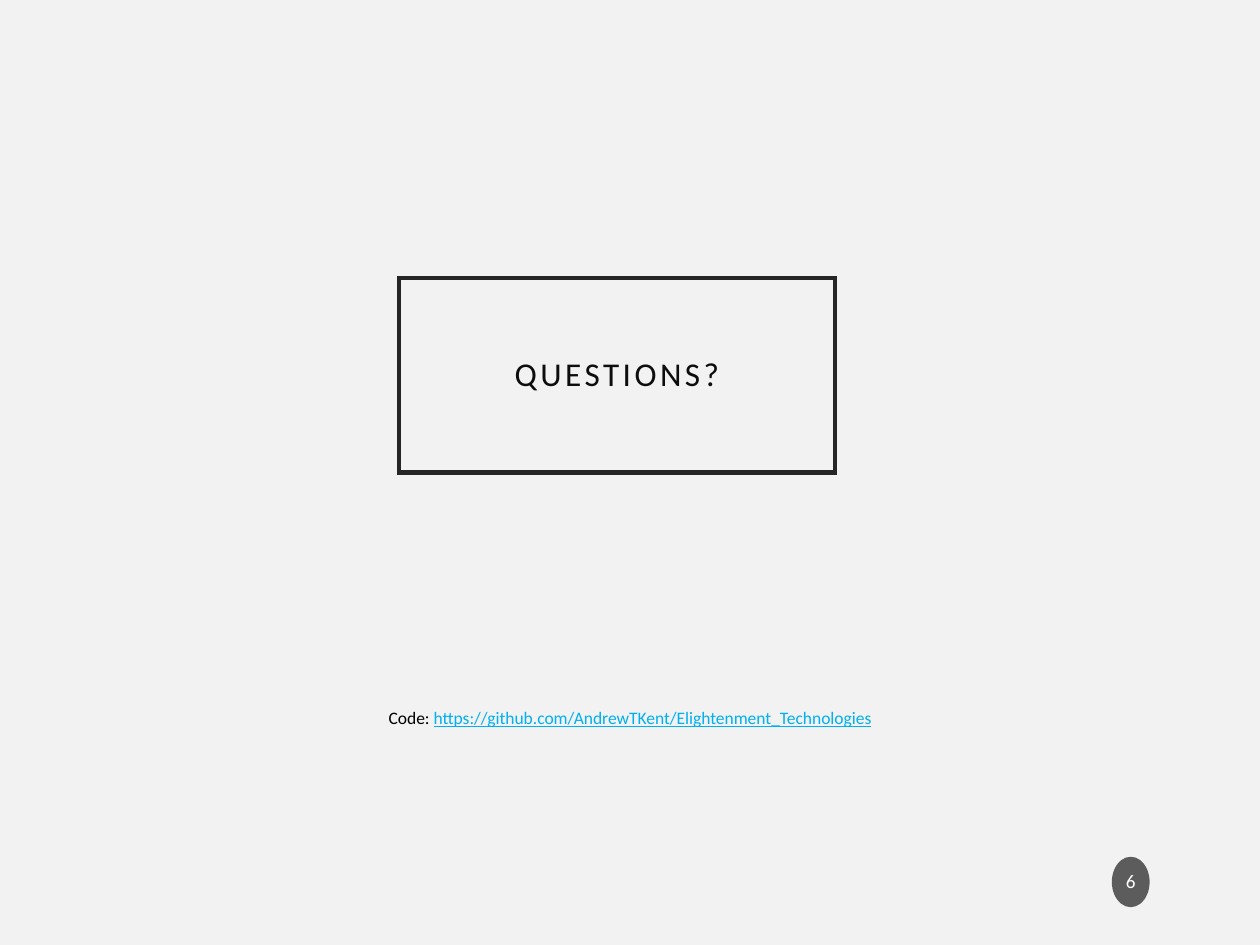
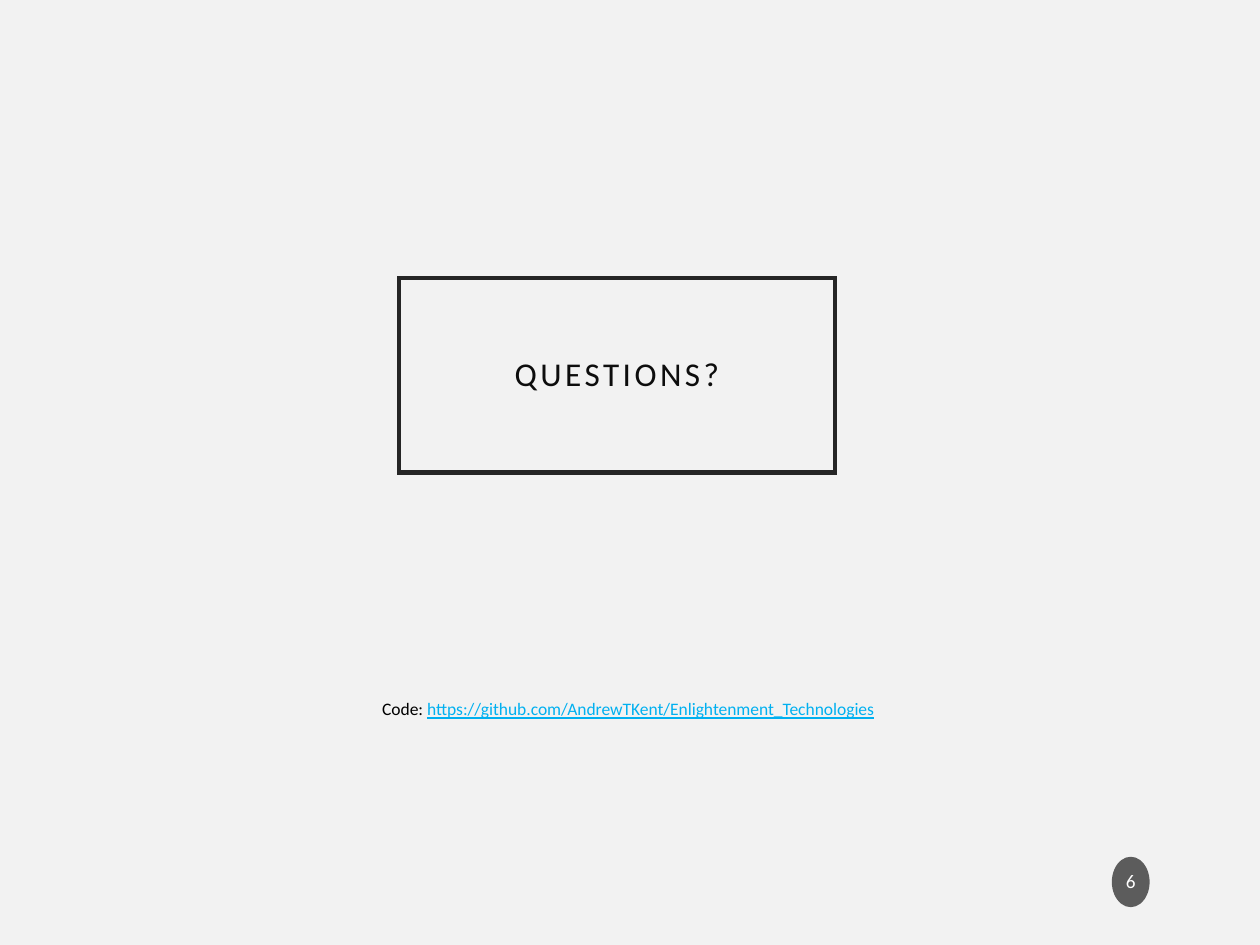
Before and after one commit to webclinic017/Enlightenment_Technologies, a slide deck: slide 6 of presentations/group_meetings/2022/January/First_Group_Meeting.pptx. Drawn at 1260x945 pixels with LibreOffice and Linux fonts; fonts in the diff are those of the drawing. Boxes give left, top, right and bottom in pixels: in the first picture for what was removed or moved away, otherwise in the second. Text is boxed around its words. In the diff, an @@ line names an element or a change of style, - is before the commit and + after.

```diff
--- a/presentations/group_meetings/2022/January/First_Group_Meeting.pptx
+++ b/presentations/group_meetings/2022/January/First_Group_Meeting.pptx
@@ text at [382, 703, 874, 719]: text changed @@
-Code: https://github.com/AndrewTKent/Elightenment_Technologies
+Code: https://github.com/AndrewTKent/Enlightenment_Technologies
```
